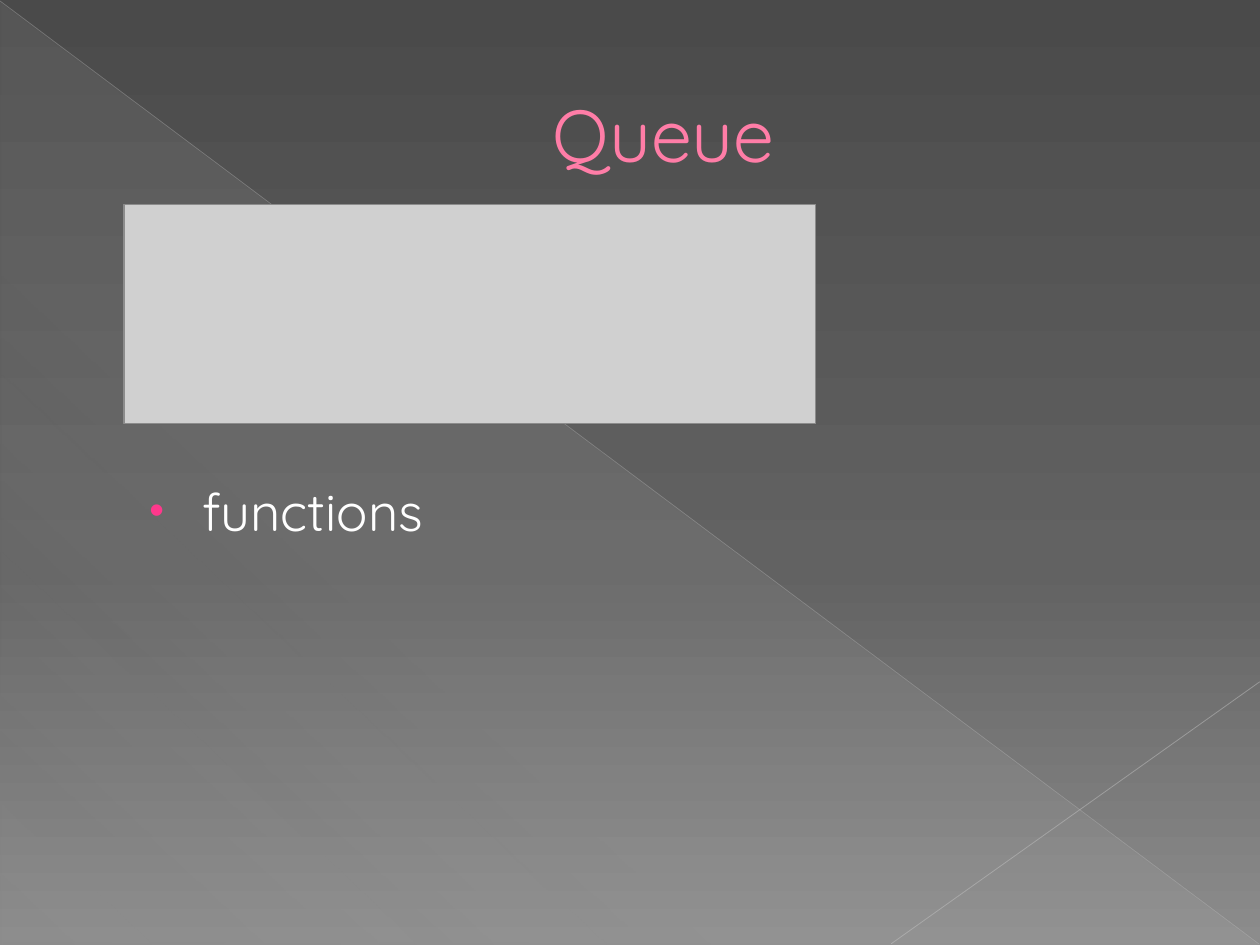
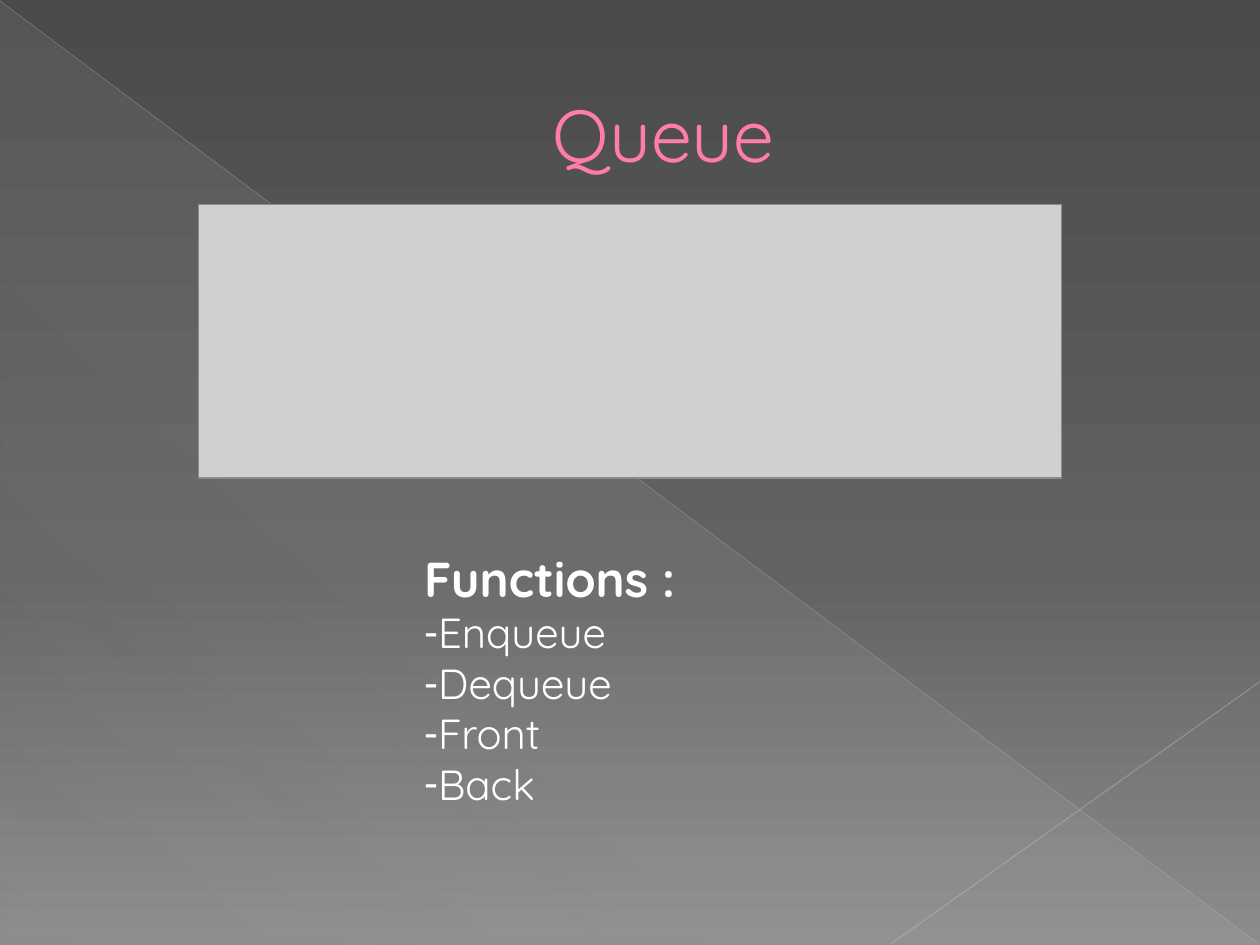
Before and after one commit to IvelinYovkov/Random_Projects, a slide deck: slide 9 of Data_Structures_C#_Training/Linear Data Structures.pptx (slide 7 before the commit). Drawn at 1260x945 pixels with LibreOffice and Linux fonts; fonts in the diff are those of the drawing; grey boxes stand for pictures. Boxes give left, top, right and bottom in pixels: in the first picture for what was removed or moved away, otherwise in the second. Text is boxed around its words. In the diff, an @@ line names an element or a change of style, - is before the commit and + after.

```diff
--- a/Data_Structures_C#_Training/Linear Data Structures.pptx
+++ b/Data_Structures_C#_Training/Linear Data Structures.pptx
@@ picture resized from (x1=123, y1=204, x2=815, y2=423) to (x1=198, y1=204, x2=1061, y2=478) @@
@@ text removed at (x1=202, y1=492, x2=423, y2=532) @@
-• functions
@@ text added at (x1=424, y1=562, x2=648, y2=801), 24 pt, text #FFFFFF @@
+Functions :
+– Enqueue
+– Dequeue
+– Front
+– Back
```
Also in this commit, not shown: 6 other slides changed, 2 slides added, 2 slides removed, 3 other files.
